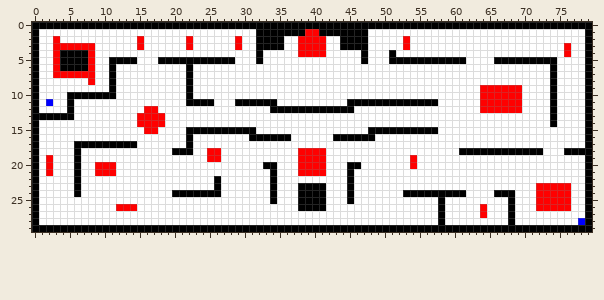
Sprite sheet -- level.png. Above: the version before the commit.
The file is 80x30 pixels.
Once edited:
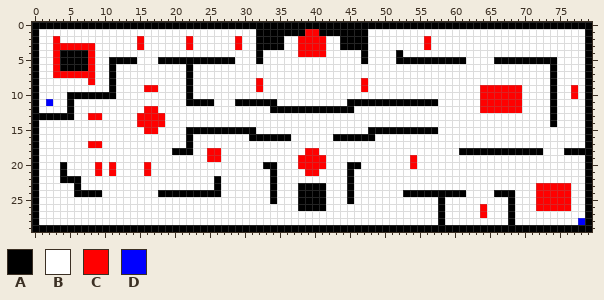
Palette (. is transparent): A #000000  B #ffffff  C #ff0000  D #0000ff
The edit:
{"y":2,"x":53,"old":"C","new":"B"}
{"y":2,"x":56,"old":"B","new":"C"}
{"y":3,"x":53,"old":"C","new":"B"}
{"y":3,"x":56,"old":"B","new":"C"}
{"y":3,"x":76,"old":"C","new":"B"}
{"y":4,"x":51,"old":"AB","new":"BA"}
{"y":4,"x":76,"old":"C","new":"B"}
{"y":5,"x":51,"old":"A","new":"B"}
{"y":8,"x":32,"old":"B","new":"C"}
{"y":8,"x":47,"old":"B","new":"C"}
{"y":9,"x":16,"old":"BB","new":"CC"}
{"y":9,"x":32,"old":"B","new":"C"}
{"y":9,"x":47,"old":"B","new":"C"}
{"y":9,"x":77,"old":"B","new":"C"}
{"y":10,"x":77,"old":"B","new":"C"}
{"y":13,"x":8,"old":"BB","new":"CC"}
{"y":17,"x":6,"old":"AAAAAAAAA","new":"BBCCBBBBB"}
{"y":18,"x":6,"old":"A","new":"B"}
{"y":18,"x":38,"old":"C","new":"B"}
{"y":18,"x":41,"old":"C","new":"B"}
{"y":19,"x":2,"old":"C","new":"B"}
{"y":19,"x":6,"old":"A","new":"B"}
{"y":20,"x":2,"old":"C","new":"B"}
{"y":20,"x":4,"old":"B","new":"A"}
{"y":20,"x":6,"old":"A","new":"B"}
{"y":20,"x":10,"old":"C","new":"B"}
{"y":20,"x":16,"old":"B","new":"C"}
{"y":21,"x":2,"old":"C","new":"B"}
{"y":21,"x":4,"old":"B","new":"A"}
{"y":21,"x":6,"old":"A","new":"B"}
{"y":21,"x":10,"old":"C","new":"B"}
{"y":21,"x":16,"old":"B","new":"C"}
{"y":21,"x":38,"old":"C","new":"B"}
{"y":21,"x":41,"old":"C","new":"B"}
{"y":22,"x":4,"old":"BB","new":"AA"}
{"y":24,"x":7,"old":"BBB","new":"AAA"}
{"y":24,"x":18,"old":"BB","new":"AA"}
{"y":26,"x":12,"old":"CCC","new":"BBB"}
